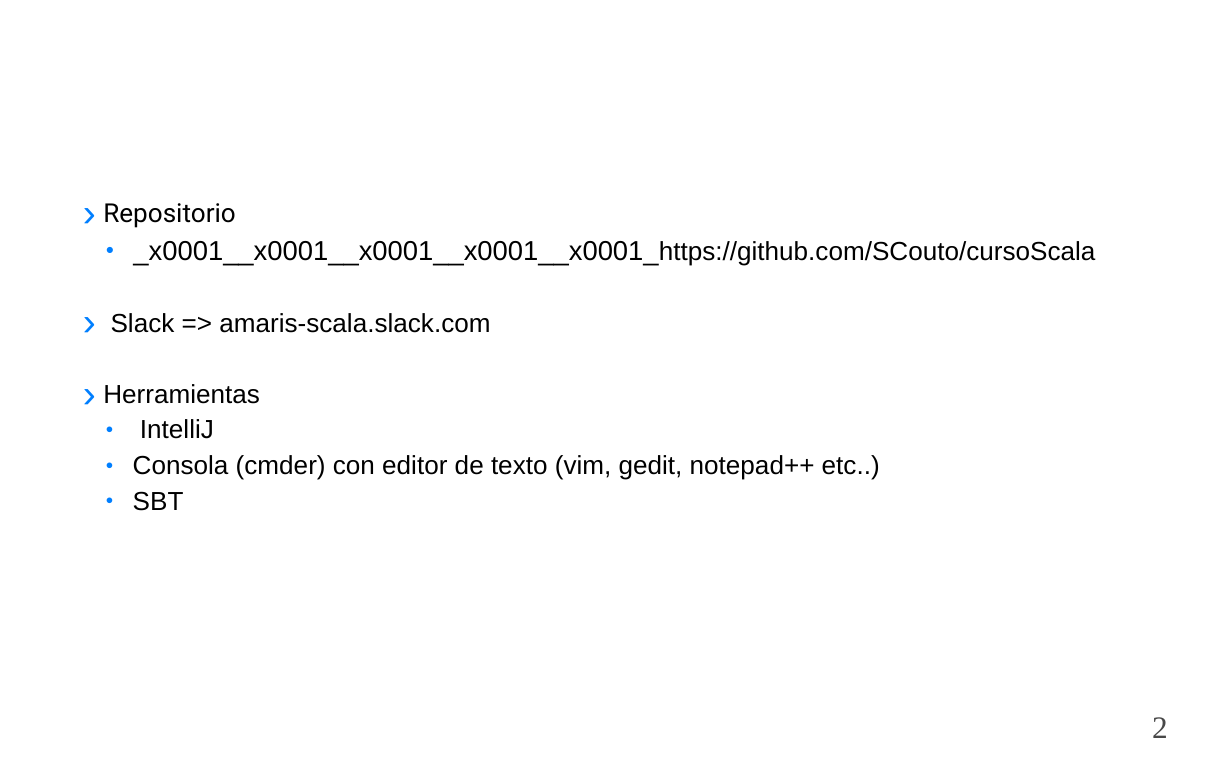
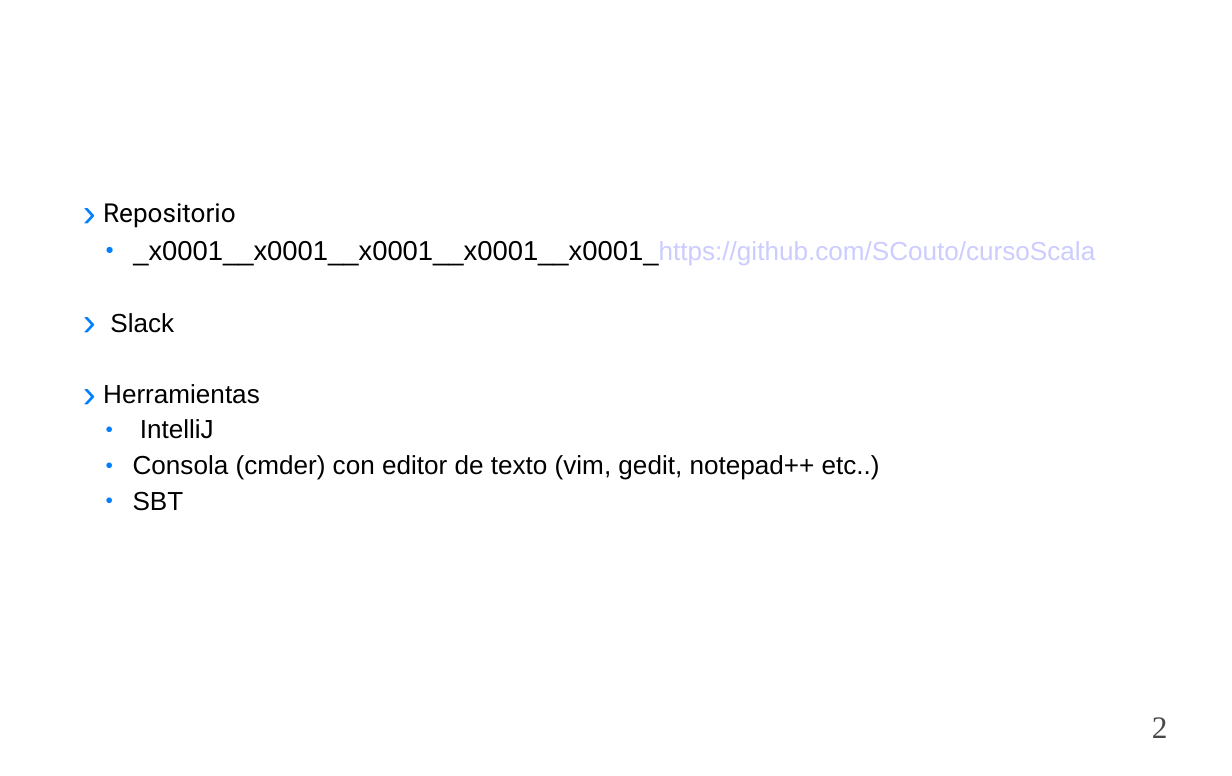
Before and after one commit to togacharls/cursoScala, a slide deck: slide 2 of guiones/ppt/1.Programación Funcional Scala.ppt. Drawn at 1232x776 pixels with LibreOffice and Linux fonts; fonts in the diff are those of the drawing; background and template pictures are left out. Boxes give left, top, right and bottom in pixels: in the first picture for what was removed or moved away, otherwise in the second. Text is boxed around its words. In the diff, an @@ line names an element or a change of style, - is before the commit and + after.

```diff
--- a/guiones/ppt/1.Programación Funcional Scala.ppt
+++ b/guiones/ppt/1.Programación Funcional Scala.ppt
@@ text at [103, 203, 1095, 511]: text colour #000000 to #CCCCFF in "_x0001__x0001__x0001__x0001__x0001_https://github.com/SCouto ..."; indent changed @@
@@ text at [110, 313, 174, 333]: text changed @@
-  › Slack => amaris-scala.slack.com
+  › Slack
```
Also in this commit, not shown: 12 other slides changed, 23 other files.
